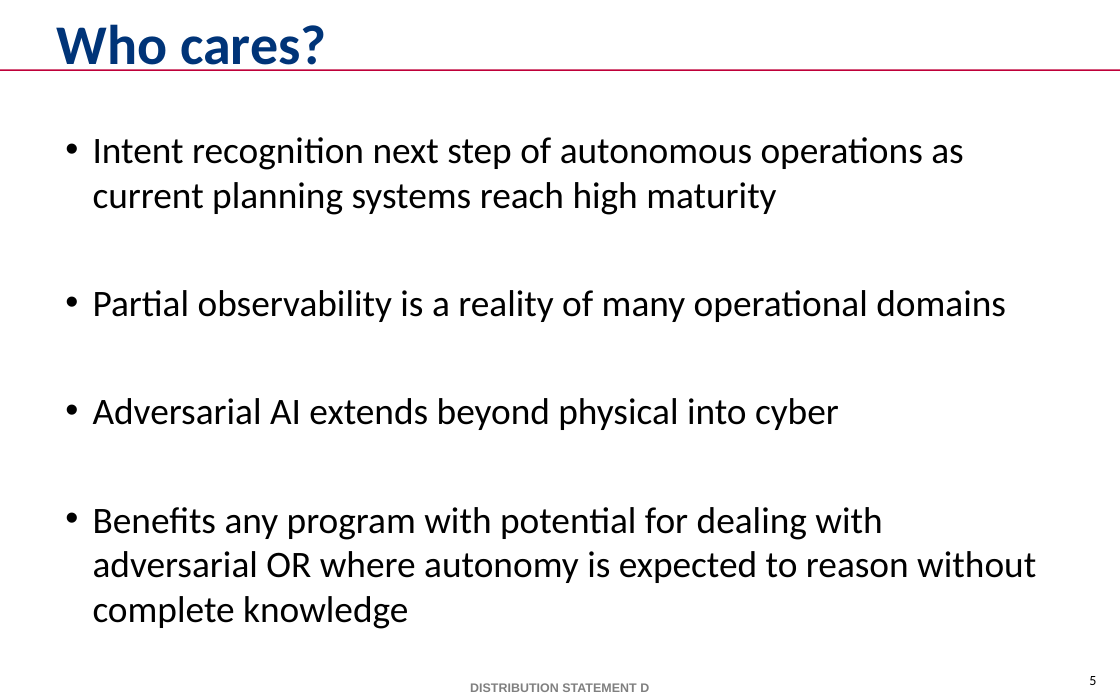
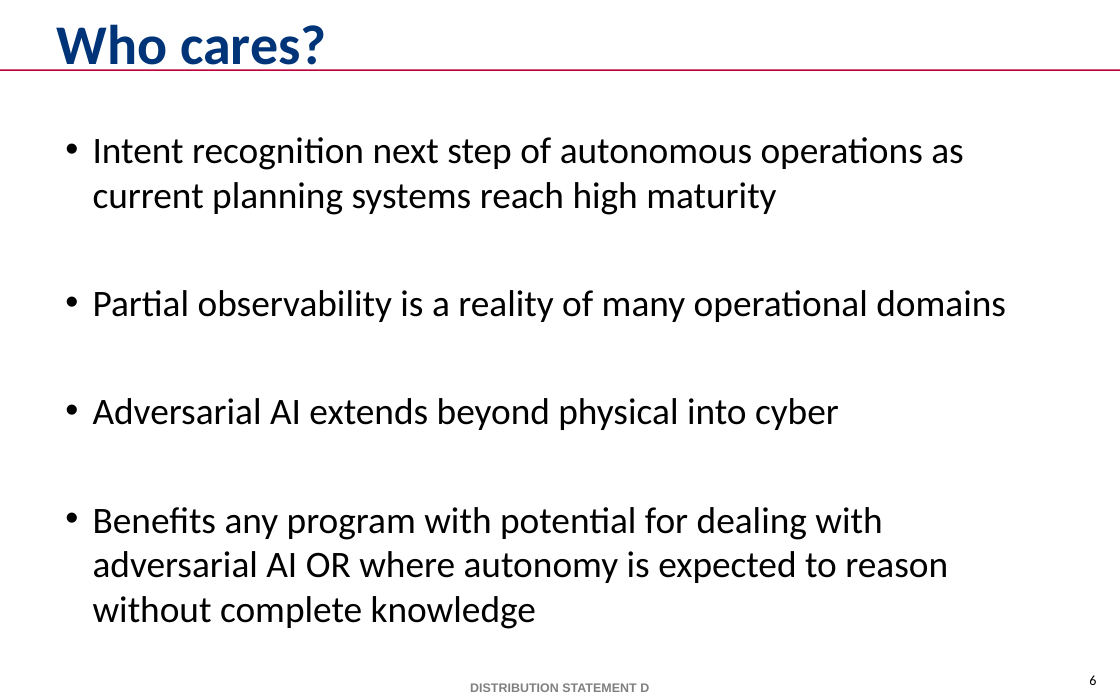
Before and after one commit to mikewkozak/IRE, a slide deck: slide 6 of Documentation/mkozak - Intent Recognition Engine.pptx (slide 5 before the commit). Drawn at 1120x700 pixels with LibreOffice and Linux fonts; fonts in the diff are those of the drawing; background and template pictures are left out. Boxes give left, top, right and bottom in pixels: in the first picture for what was removed or moved away, otherwise in the second. Text is boxed around its words. In the diff, an @@ line names an element or a change of style, - is before the commit and + after.

```diff
--- a/Documentation/mkozak - Intent Recognition Engine.pptx
+++ b/Documentation/mkozak - Intent Recognition Engine.pptx
@@ text at (x1=93, y1=507, x2=948, y2=629): text changed @@
-• Benefits any program with potential for dealing with adversarial OR where autonomy is expected to reason without complete knowledge
+• Benefits any program with potential for dealing with adversarial AI OR where autonomy is expected to reason without complete knowledge
@@ page number at (x1=1089, y1=675, x2=1096, y2=685): text changed @@
-5
+6
```
Also in this commit, not shown: 16 other slides changed, 8 slides added, 4 slides removed, 5 other files.
